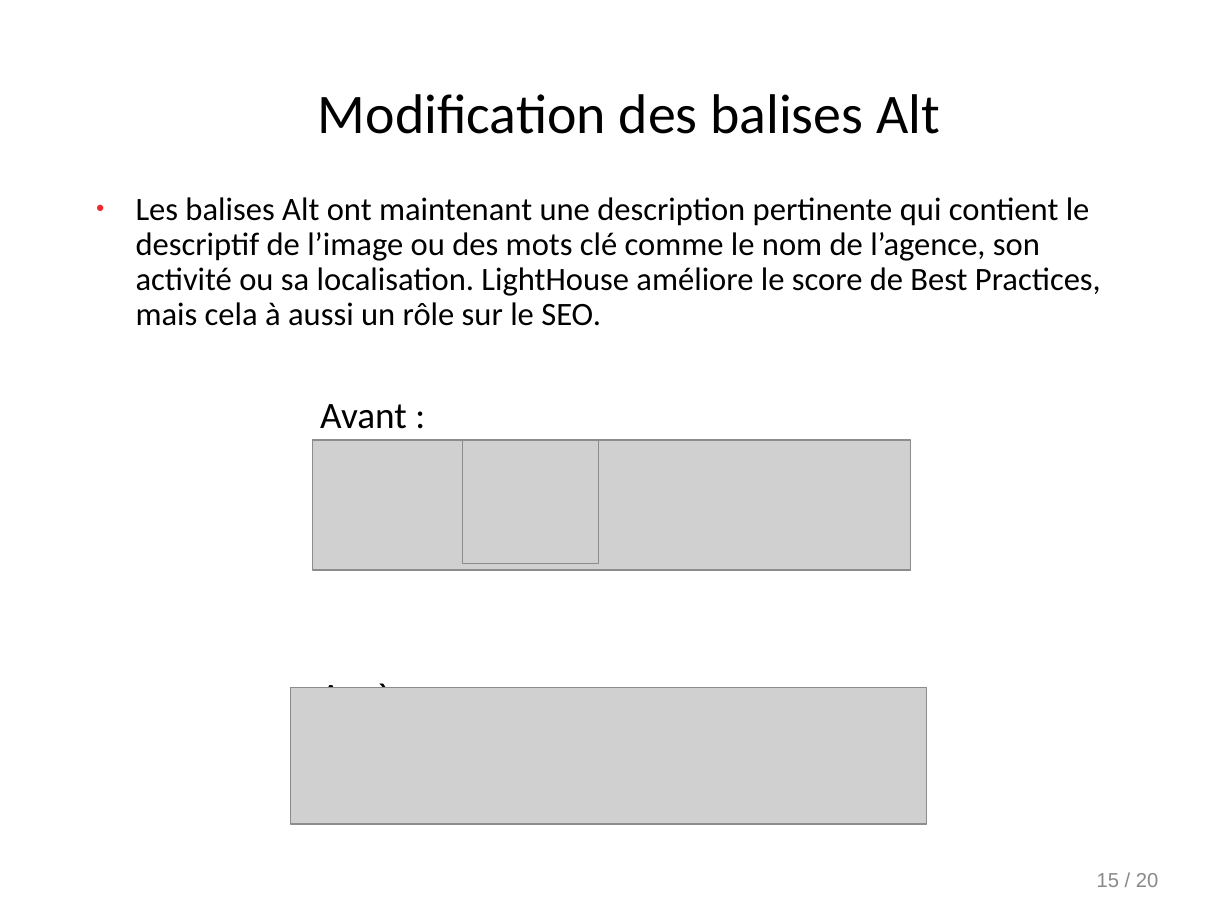
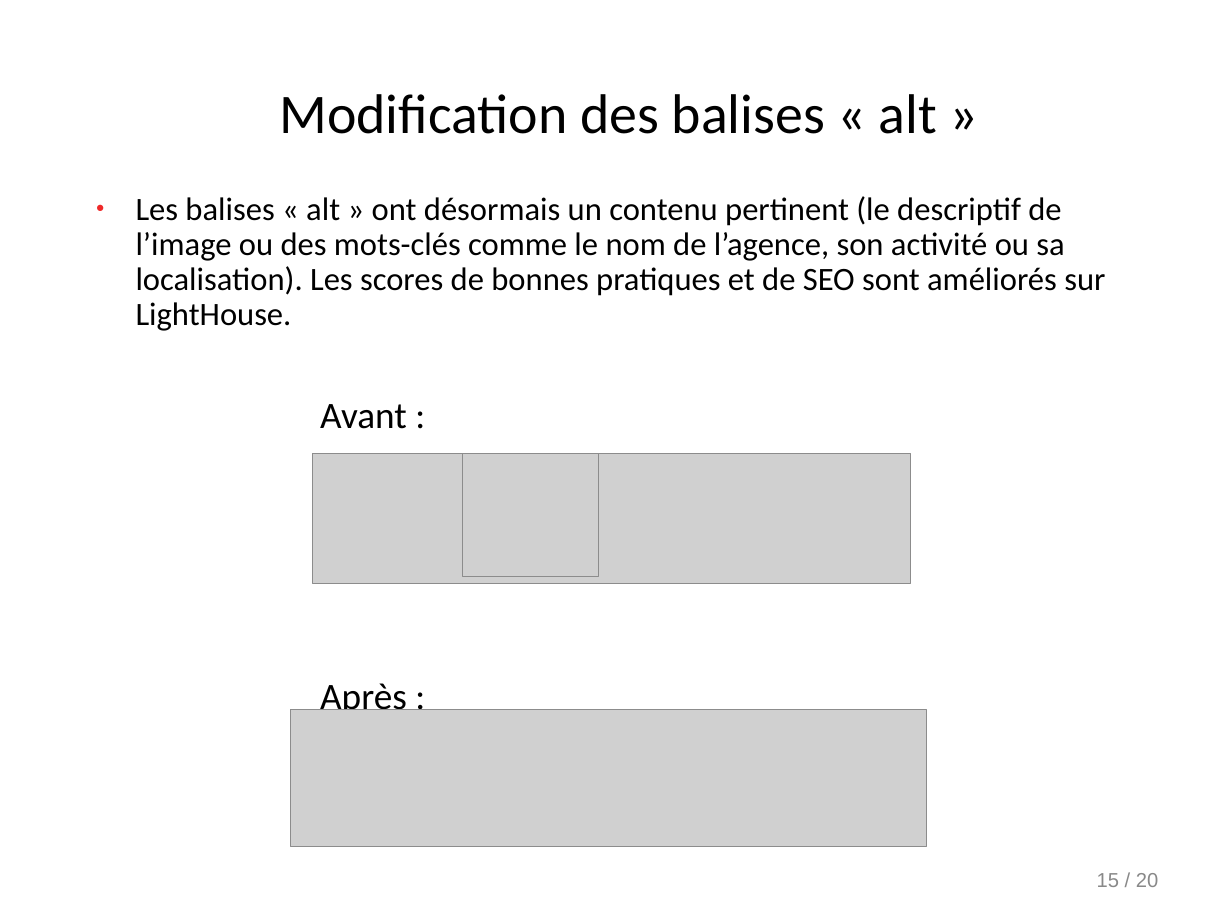
Before and after one commit to Doppler123/OPC_P4_La_Panthere, a slide deck: slide 15 of audit/Rapport.odp. Drawn at 1232x924 pixels with LibreOffice and Linux fonts; fonts in the diff are those of the drawing; grey boxes stand for pictures. Boxes give left, top, right and bottom in pixels: in the first picture for what was removed or moved away, otherwise in the second. Text is boxed around its words. In the diff, an @@ line names an element or a change of style, - is before the commit and + after.

```diff
--- a/audit/Rapport.odp
+++ b/audit/Rapport.odp
@@ title at (279,94,937,134): text changed @@
-Modification des balises Alt
+Modification des balises « alt »
@@ text at (136,196,1105,331): text changed @@
-● Les balises Alt ont maintenant une description pertinente qui contient le descriptif de l’image ou des mots clé comme le nom de l’agence, son activité ou sa localisation. LightHouse améliore le score de Best Practices, mais cela à aussi un rôle sur le SEO.
+● Les balises « alt » ont désormais un contenu pertinent (le descriptif de l’image ou des mots-clés comme le nom de l’agence, son activité ou sa localisation). Les scores de bonnes pratiques et de SEO sont améliorés sur LightHouse.
@@ picture: place and size @@
-picture at (312,440,910,570)
+picture at (312,453,910,582)
@@ picture: place and size @@
-picture at (463,440,599,565)
+picture at (463,453,599,577)
@@ picture: place and size @@
-picture at (291,688,927,824)
+picture at (291,710,927,846)
```
Also in this commit, not shown: 15 other slides changed, 2 other files.
